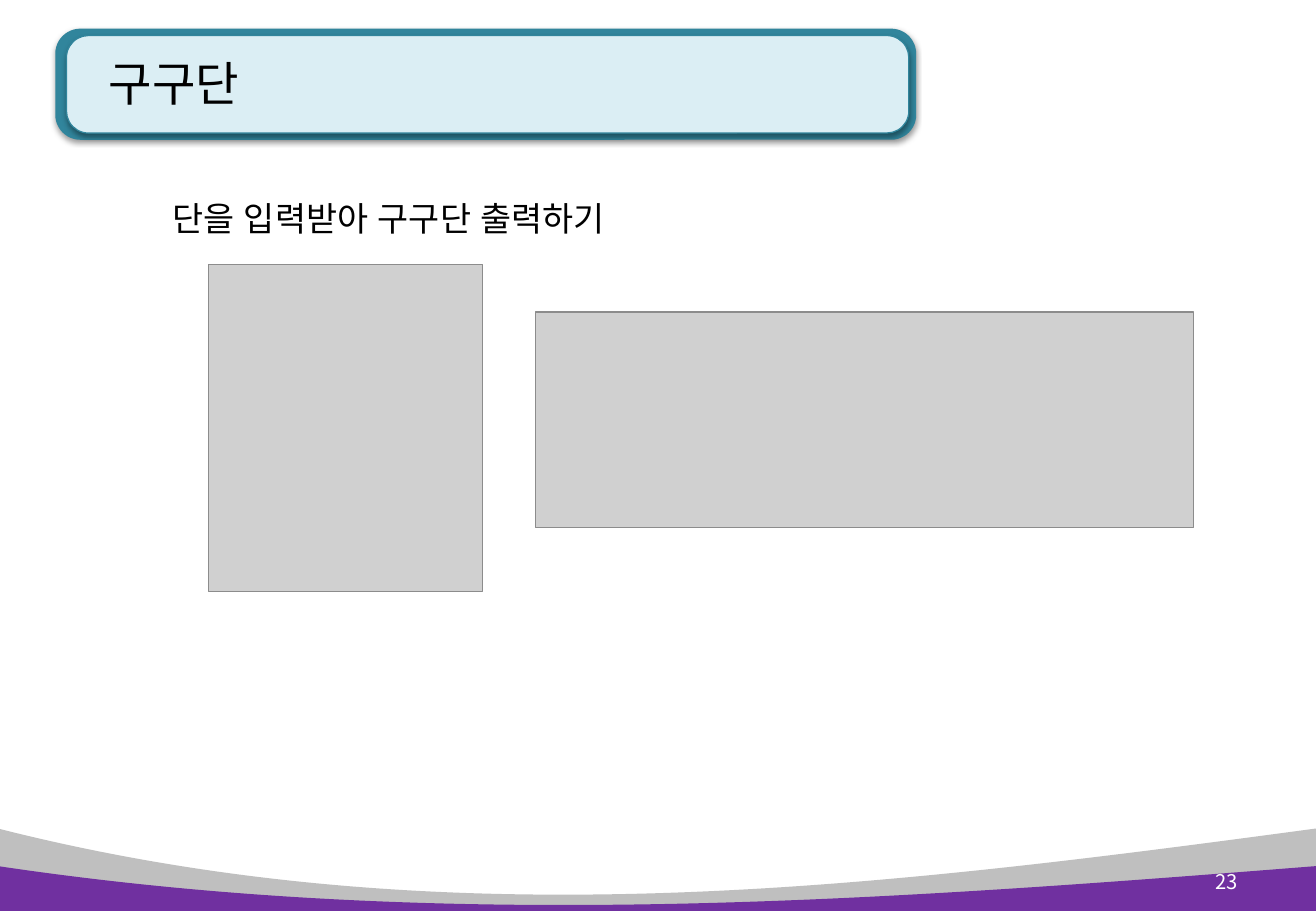
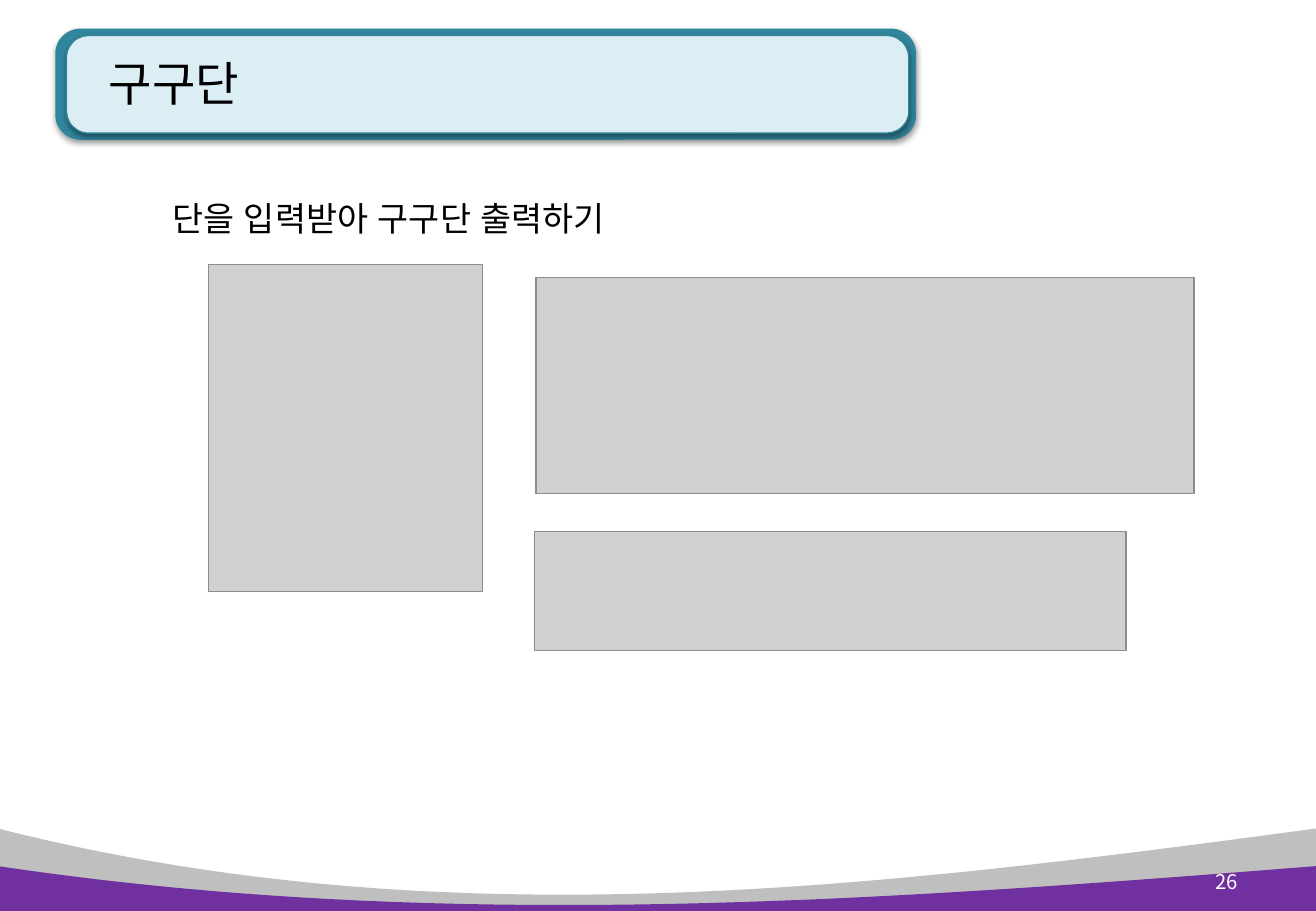
Before and after one commit to kiyongee2/green_pyworks, a slide deck: slide 26 of python_ppt_2023/Python 3장. 제어문(조건, 반복).pptx (slide 23 before the commit). Drawn at 1316x911 pixels with LibreOffice and Linux fonts; fonts in the diff are those of the drawing; grey boxes stand for pictures. Boxes give left, top, right and bottom in pixels: in the first picture for what was removed or moved away, otherwise in the second. Text is boxed around its words. In the diff, an @@ line names an element or a change of style, - is before the commit and + after.

```diff
--- a/python_ppt_2023/Python 3장. 제어문(조건, 반복).pptx
+++ b/python_ppt_2023/Python 3장. 제어문(조건, 반복).pptx
@@ picture: place and size @@
-picture at (536, 312, 1194, 529)
+picture at (536, 278, 1194, 495)
@@ picture added at (535, 532, 1126, 651) @@
@@ page number at (1216, 868, 1238, 889): text changed @@
-23
+26
```
Also in this commit, not shown: 7 other slides changed, 5 slides added, 3 other files.
